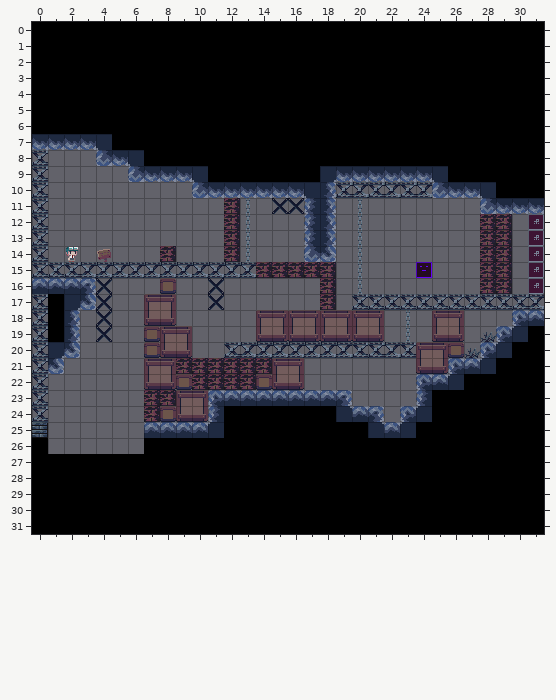
Tiled map (JSON): src/resource/map/stage3.json. The first picture shows the starting point.
Cells are 16x16 px. Shown: x 0..31, y 0..31.
New version:
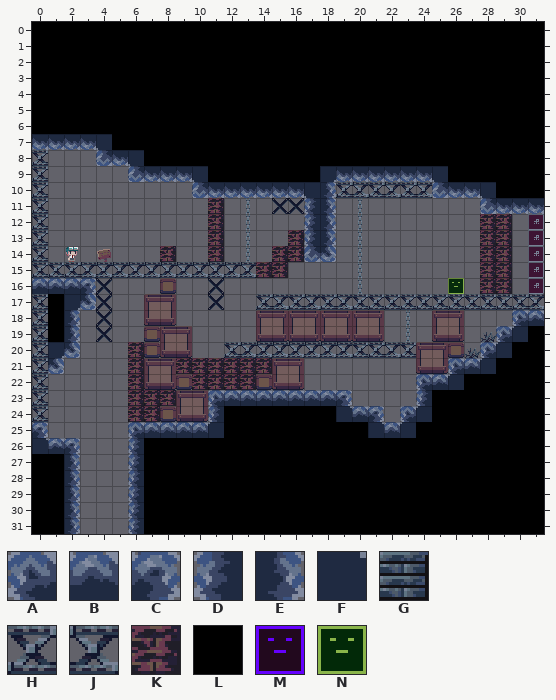
Key: from "BackGround": A 52, B 53, C 54, D 60, E 62, F 65, G 72, H 73, J 74, K 75, L 79; from "EntityMover": M 9, N 11.
_ is an empty cell, . an unchanged one.
Objects are placed by their top-left corner, in cells (3,4 is the top-left corner of cell 3,4); size is 1x1 cell unless given.
Diff:
--- layer "Entity"
@@ x 11..19 @@
-11 _K.......
-12 _K.......
-13 _K..._...
-14 _K..__...
-15 .....KKK.
-16 .......K.
-17 ...____K_
+11 K_.......
+12 K_.......
+13 K_...K...
+14 K_..KK...
+15 .....___.
+16 ......._.
+17 ...HJHJHJ
@@ x 0..6 @@
-20 ......_
-21 ......_
-22 ......_
-23 ......_
-24 ......_
-25 G....._
-26 L__..._
-27 ..LLLLL
-28 ..LLLLL
-29 ..LLLLL
-30 ..LLLLL
-31 ..LLLLL
+20 ......K
+21 ......K
+22 ......K
+23 ......K
+24 ......K
+25 C.....A
+26 FBC...D
+27 ..E___D
+28 ..E___D
+29 ..E___D
+30 ..E___D
+31 ..E___D
--- layer "Obj"
+N at 26,16
-M at 24,15
Where, in picture pixels (left, top, right, bottom), the same in both pictures:
changed: (208, 198, 240, 262)
changed: (256, 230, 352, 310)
removed: (416, 262, 432, 278)
added: (448, 278, 464, 294)
changed: (32, 342, 144, 534)
